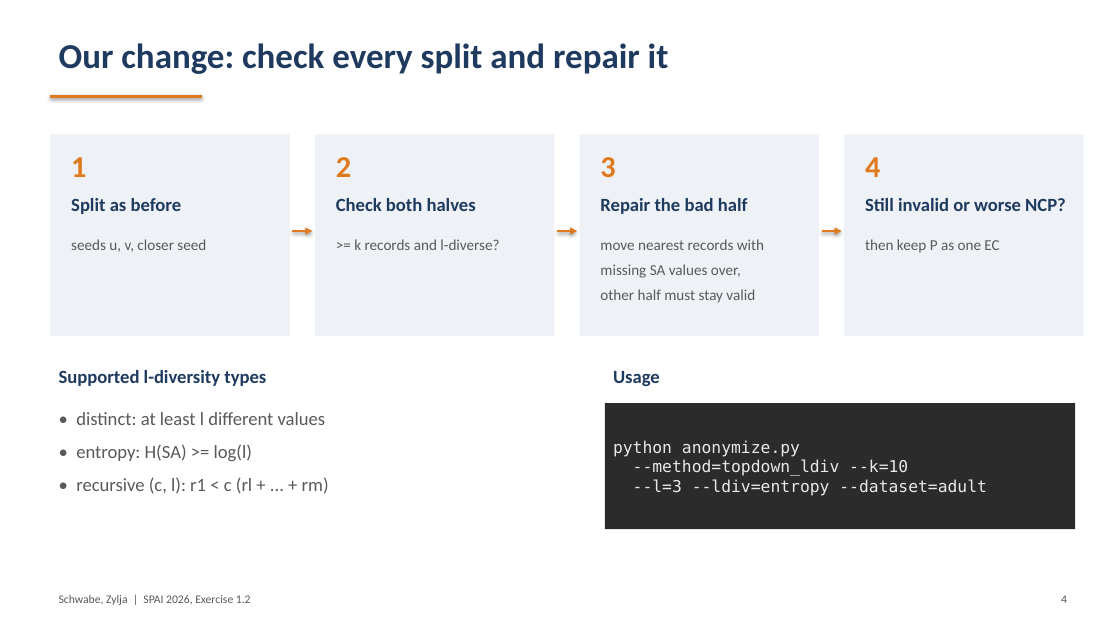
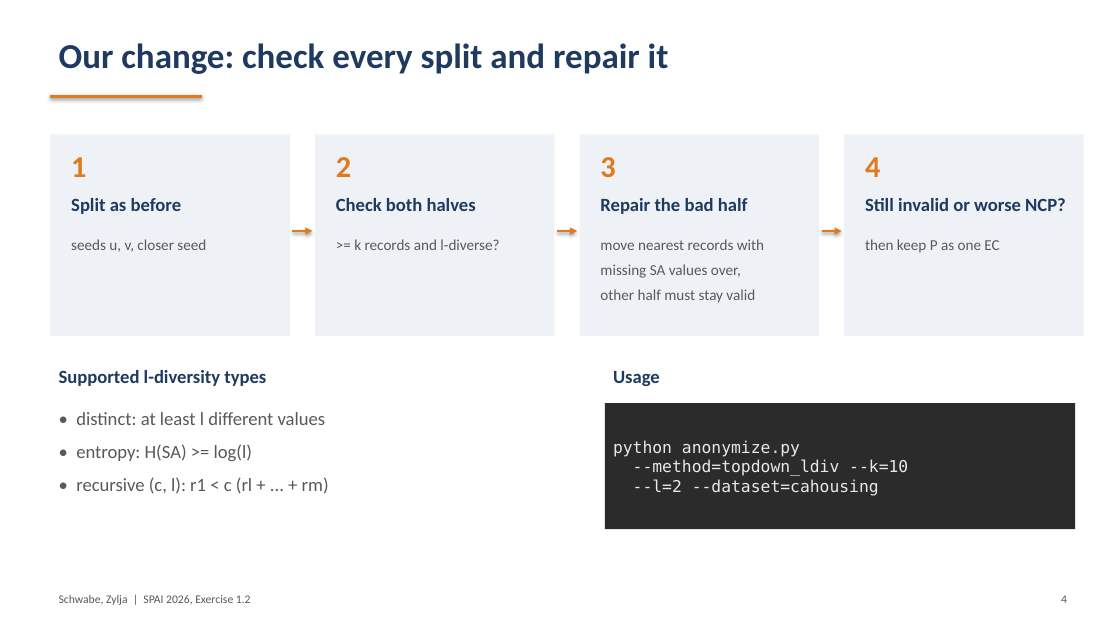
Before and after one commit to ds25m009-Lara-Schwabe/SPAI-l_Diversity, a slide deck: slide 4 of report/SPAI_Exercise1_2_TopDown_l-diversity_slides.pptx. Drawn at 1120x630 pixels with LibreOffice and Linux fonts; fonts in the diff are those of the drawing. Boxes give left, top, right and bottom in pixels: in the first picture for what was removed or moved away, otherwise in the second. Text is boxed around its words. In the diff, an @@ line names an element or a change of style, - is before the commit and + after.

Commit message:
Switch experiments to cahousing, fix classifier evaluation
- experiments on cahousing (SA = ocean_proximity): TDG vs TDG + distinct
  l = 2, 3 and entropy l = 2 for k = 2 ... 100, reject / retry / repair
  comparison, recursive (c, l)
- new privacy metric: share of records with the majority SA value of their EC
- classifier evaluation: numbers with minus sign or decimal point became 0,
  rows were matched with labels by position instead of ID, '*' now uses
  the mean of the attribute
- report, slides and README updated

```diff
--- a/report/SPAI_Exercise1_2_TopDown_l-diversity_slides.pptx
+++ b/report/SPAI_Exercise1_2_TopDown_l-diversity_slides.pptx
@@ text in rectangle at <box>633,479,879,496</box>: text changed @@
---l=3 --ldiv=entropy --dataset=adult
+--l=2 --dataset=cahousing
```
Also in this commit, not shown: 6 other slides changed, 1 slide added, 1 slide removed, 26 other files.
